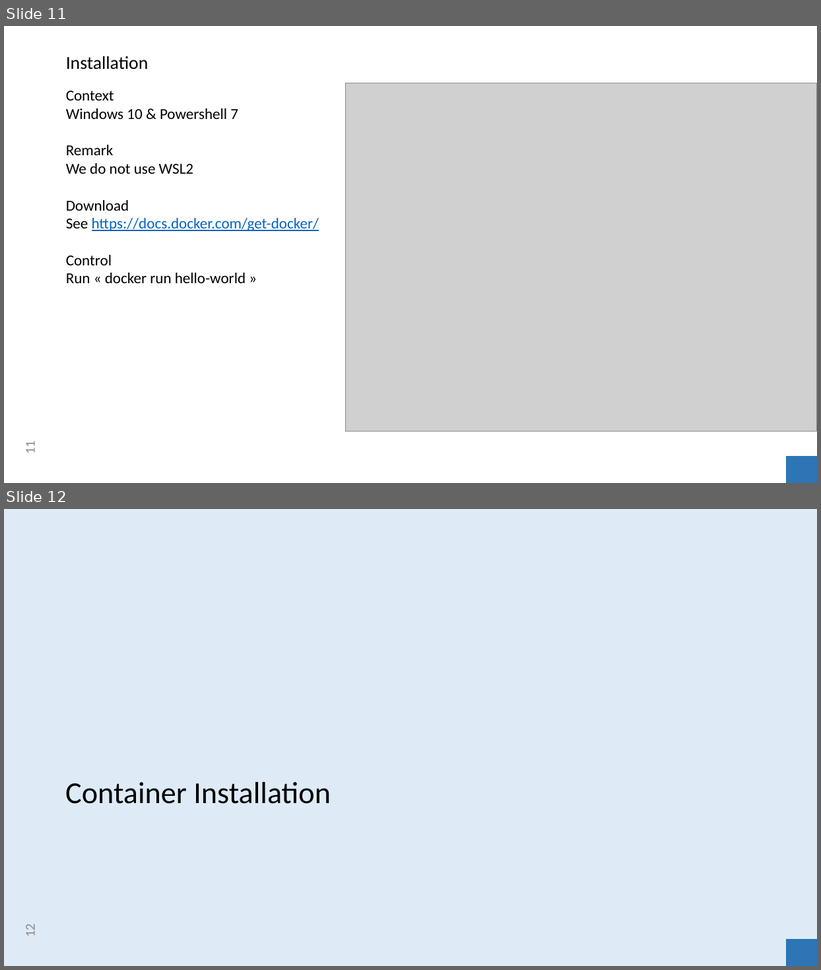
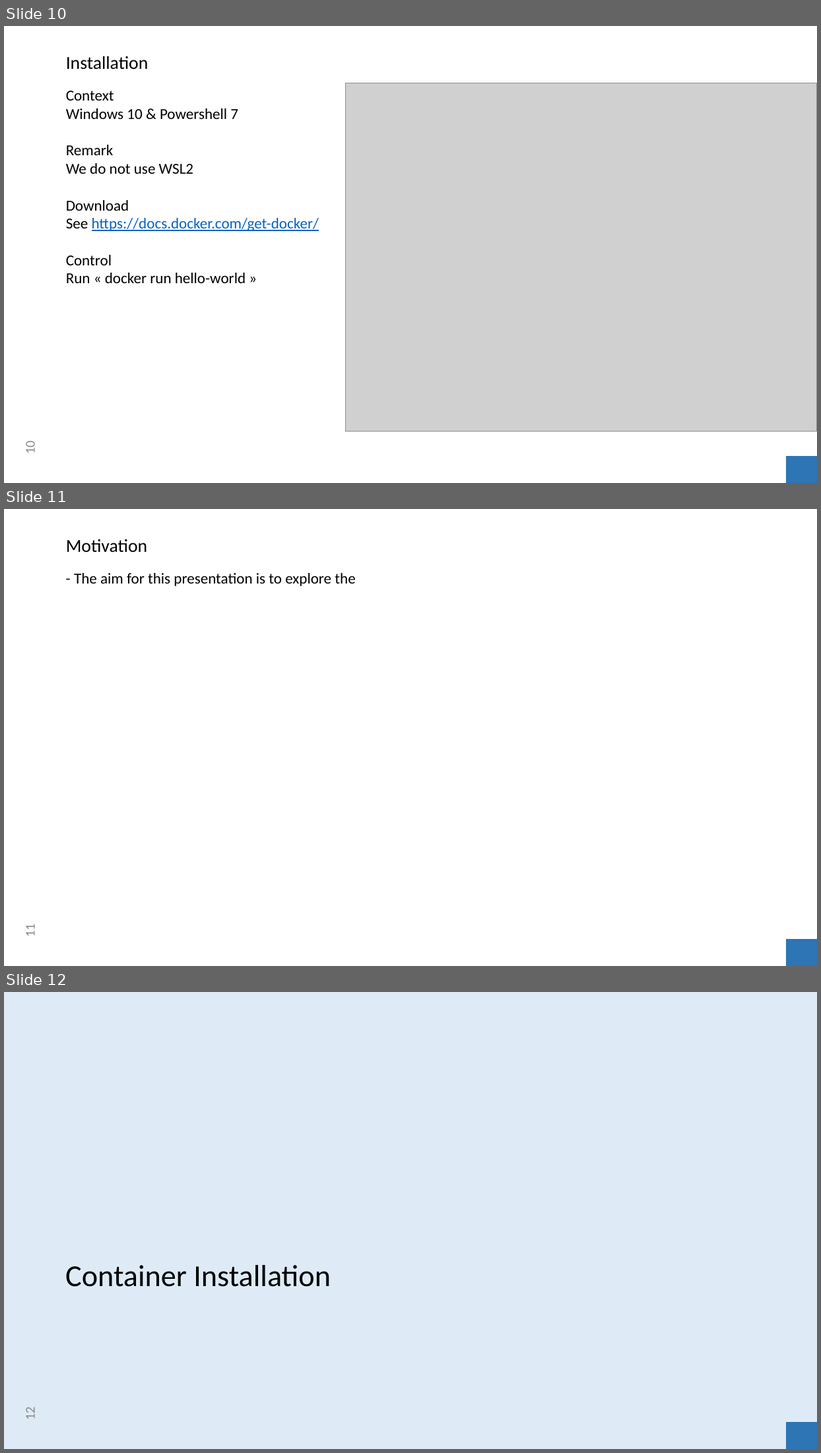
Before and after one commit to clixwise/tryton-by-example, a slide deck: Tryton 6.0 - Doc 00.01 - Installation & administration.pptx. Shown one above the other, each under a label of ours: slides 11 and 12 before the commit, slides 10, 11 and 12 after it. The pictures are 821x970 and 821x1453 pixels, drawn with LibreOffice and Linux fonts; fonts in the diff are those of the drawing; grey boxes stand for pictures. Boxes give left, top, right and bottom in pixels: in the first picture for what was removed or moved away, otherwise in the second. Text is boxed around its words. In the diff, an @@ line names an element or a change of style, - is before the commit and + after.

```diff
--- a/Tryton 6.0 - Doc 00.01 - Installation & administration.pptx
+++ b/Tryton 6.0 - Doc 00.01 - Installation & administration.pptx
@@ slide 11 added at (x1=4, y1=509, x2=817, y2=966), background #FFFFFF @@
@@ title added at (x1=66, y1=539, x2=147, y2=553), 21.6 pt, text #000000 @@
+Motivation
@@ text added at (x1=74, y1=573, x2=355, y2=586), 18 pt, text #000000 @@
+- The aim for this presentation is to explore the
@@ page number added at (x1=22, y1=925, x2=38, y2=936), 16 pt, text #8C8C8C @@
+11
@@ rectangle added at (x1=787, y1=940, x2=817, y2=966), fill #2E75B6 @@
@@ what was slide 11 is now slide 10 @@
@@ page number at (x1=22, y1=442, x2=38, y2=453): text changed @@
-11
+10
```
Also in this commit, not shown: 11 slides changed, 3 other slides added, 2 slides removed, 14 other files.
